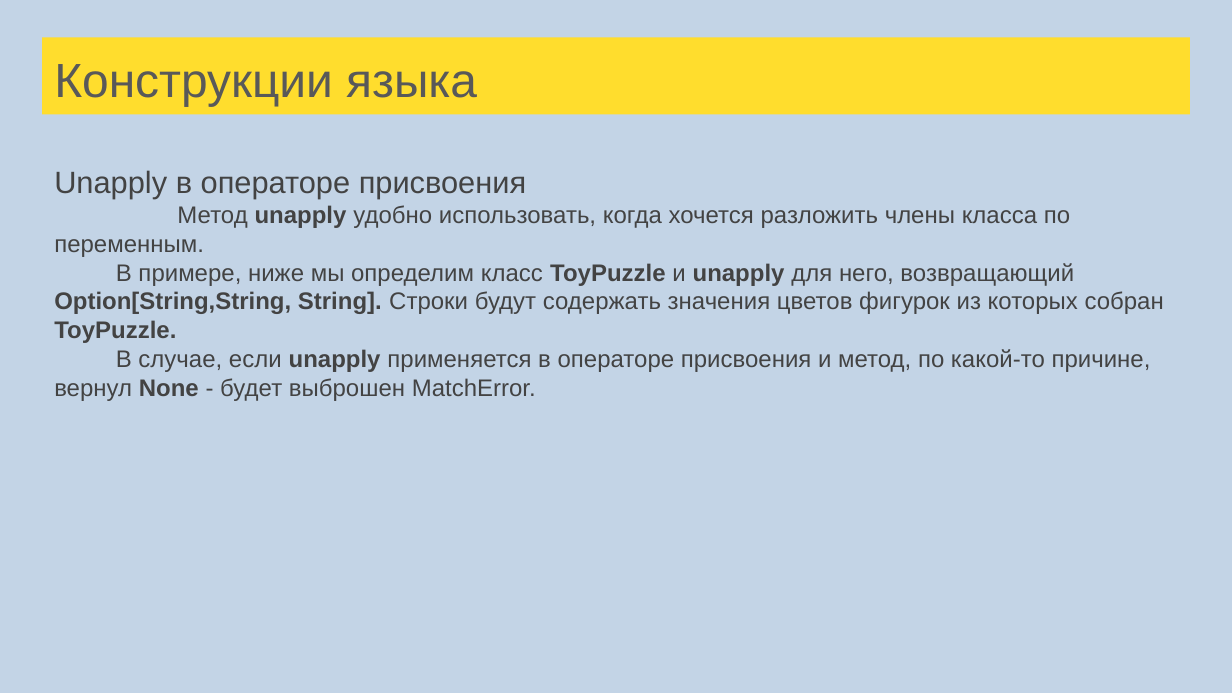
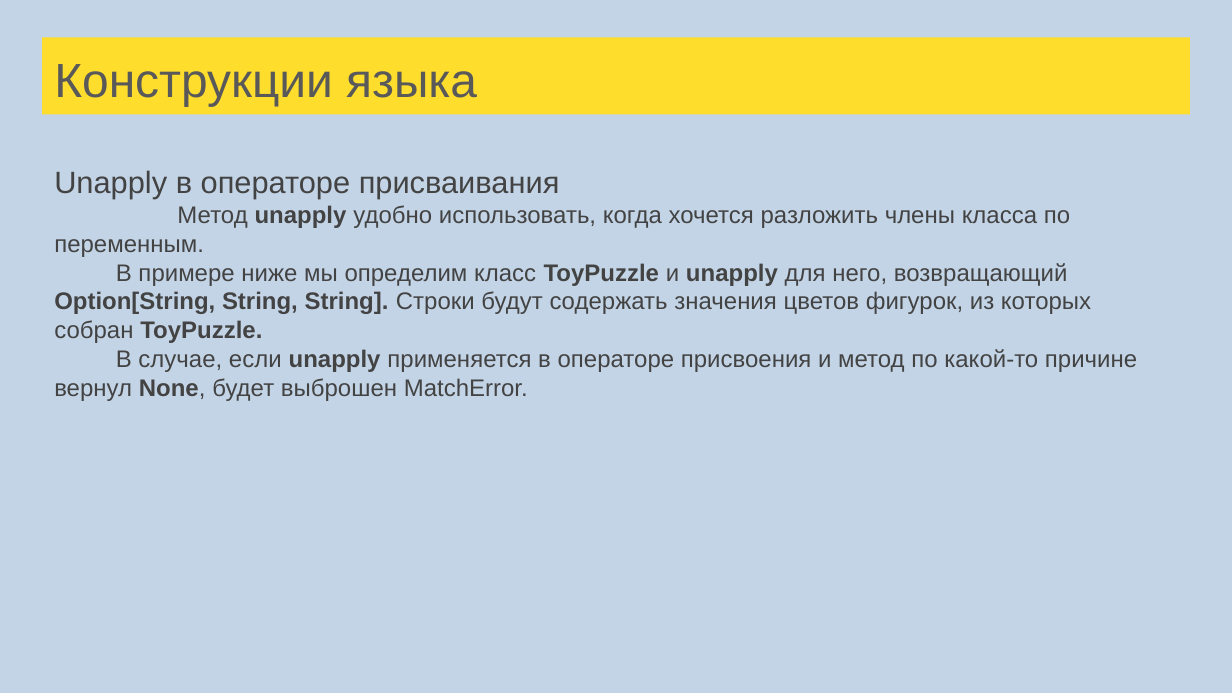
Before and after one commit to sergeypopov83/scala-school, a slide deck: slide 83 of src/main/resources/Лекции Scala для FinTech.pptx (slide 82 before the commit). Drawn at 1232x693 pixels with LibreOffice and Linux fonts; fonts in the diff are those of the drawing. Boxes give left, top, right and bottom in pixels: in the first picture for what was removed or moved away, otherwise in the second. Text is boxed around its words. In the diff, an @@ line names an element or a change of style, - is before the commit and + after.

```diff
--- a/src/main/resources/Лекции Scala для FinTech.pptx
+++ b/src/main/resources/Лекции Scala для FinTech.pptx
@@ text at box(54, 170, 560, 199): text changed @@
-Unapply в операторе присвоения
+Unapply в операторе присваивания
@@ text at box(54, 263, 1137, 401): text changed @@
-В примере, ниже мы определим класс ToyPuzzle и unapply для него, возвращающий Option[String,String, String]. Строки будут содержать значения цветов фигурок из которых собран ToyPuzzle.
-В случае, если unapply применяется в операторе присвоения и метод, по какой-то причине, вернул None - будет выброшен MatchError.
+В примере ниже мы определим класс ToyPuzzle и unapply для него, возвращающий Option[String, String, String]. Строки будут содержать значения цветов фигурок, из которых собран ToyPuzzle.
+В случае, если unapply применяется в операторе присвоения и метод по какой-то причине вернул None, будет выброшен MatchError.
```
Also in this commit, not shown: 46 other slides changed, 5 slides added, 3 other files.
